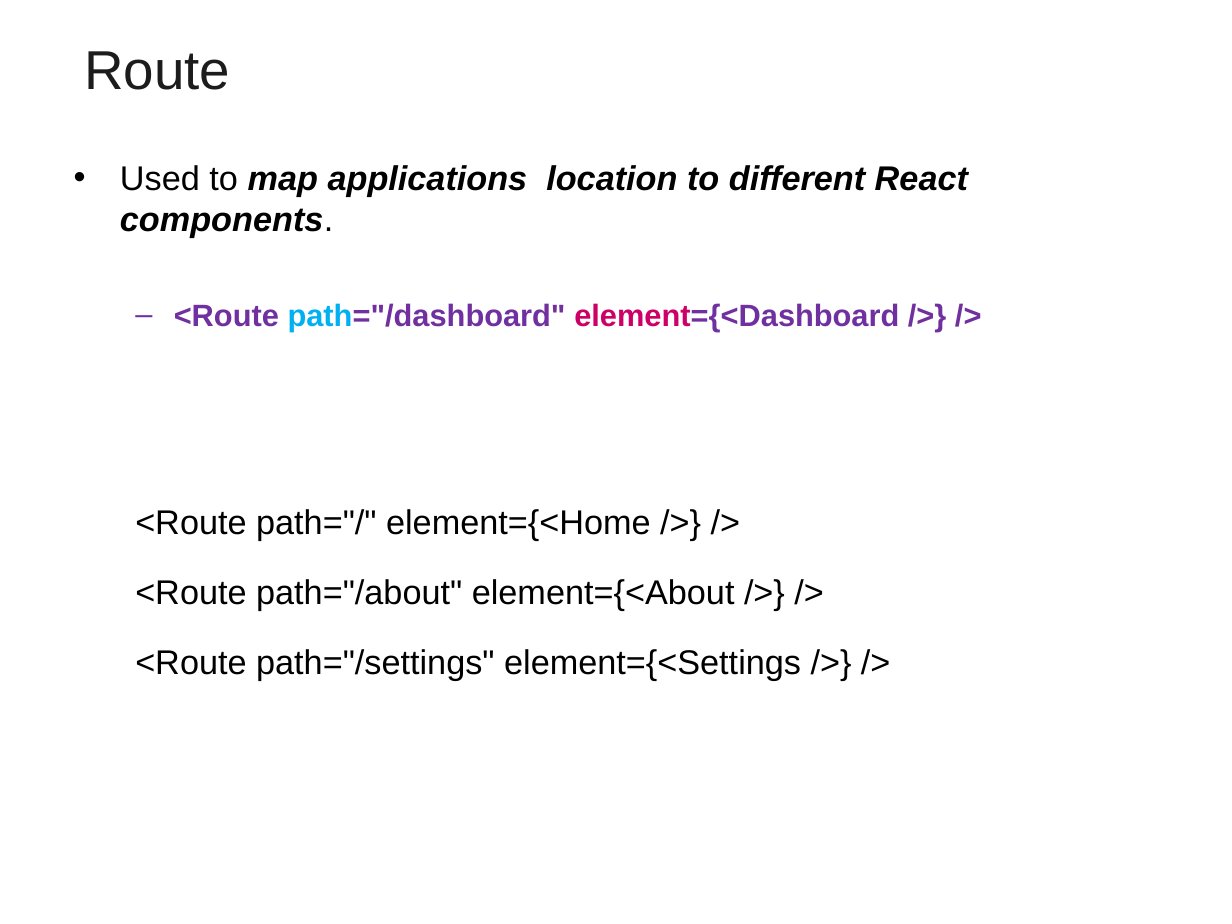
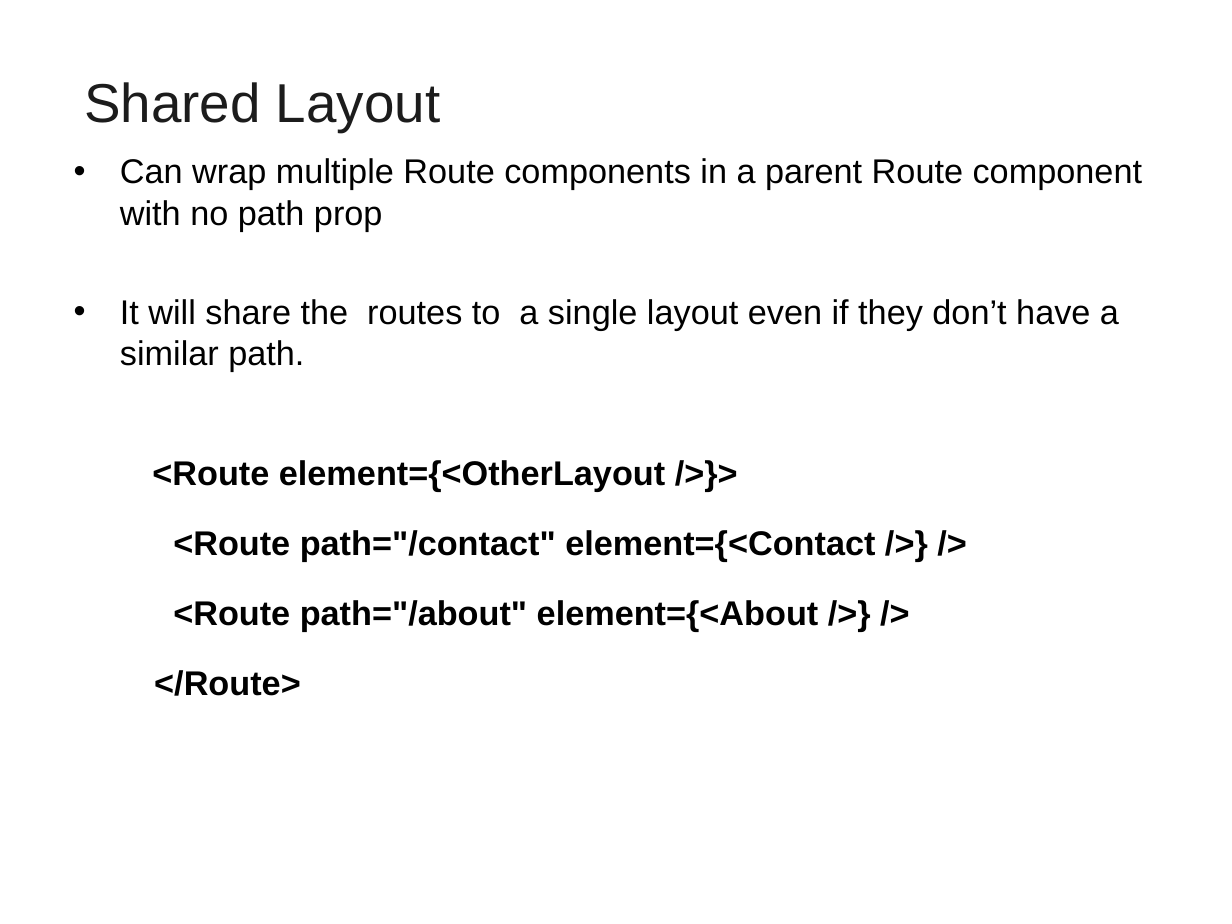
Before and after one commit to vatsanTraining/travel-agency, a slide deck: slide 149 of ReactJS_Module1.ppt (slide 144 before the commit). Drawn at 1232x924 pixels with LibreOffice and Linux fonts; fonts in the diff are those of the drawing; background and template pictures are left out. Boxes give left, top, right and bottom in pixels: in the first picture for what was removed or moved away, otherwise in the second. Text is boxed around its words. In the diff, an @@ line names an element or a change of style, - is before the commit and + after.

```diff
--- a/ReactJS_Module1.ppt
+++ b/ReactJS_Module1.ppt
@@ title at (84, 82, 440, 132): text changed @@
-Route
+Shared Layout
@@ text at (120, 158, 1142, 561): text changed; bold off @@
-• Used to map applications location to different React components.
-  – <Route path="/dashboard" element={<Dashboard />} />
-  <Route path="/" element={<Home />} />
+• Can wrap multiple Route components in a parent Route component with no path prop
+• It will share the routes to a single layout even if they don’t have a similar path.
+  <Route element={<OtherLayout />}>
+  <Route path="/contact" element={<Contact />} />
@@ text at (173, 600, 819, 631): bold on in "<Route path="/about" element={<About />} />"; indent changed @@
@@ text at (154, 670, 300, 696): text changed; bold on @@
-  <Route path="/settings" element={<Settings />} />
+  </Route>
```
Also in this commit, not shown: 11 other slides changed, 6 slides added, 3 slides removed.
